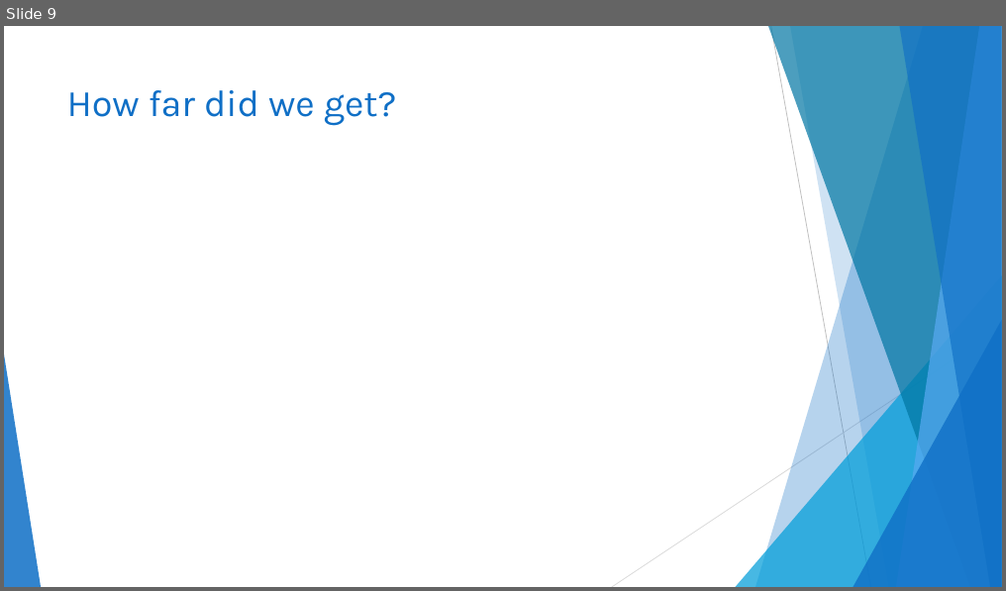
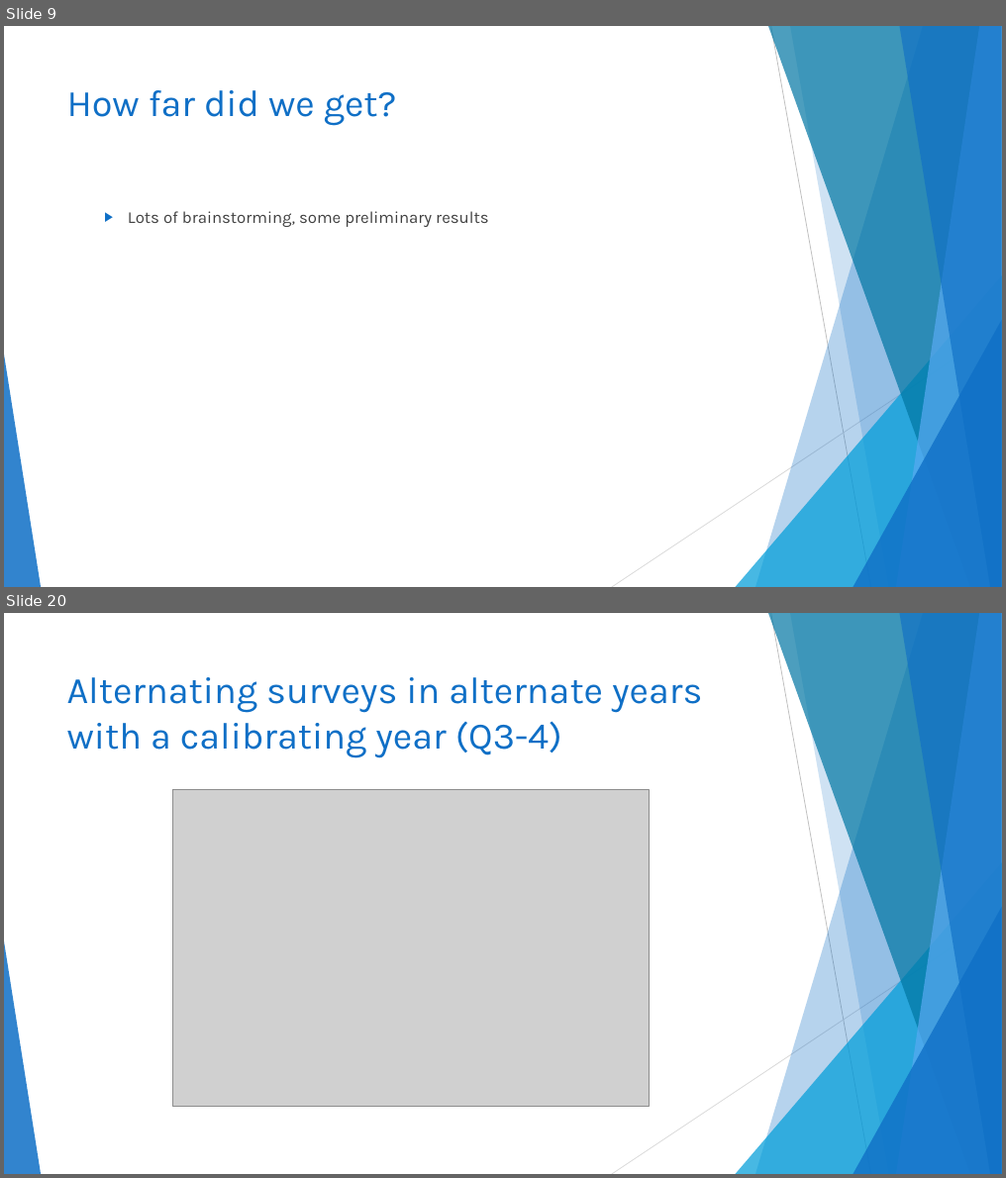
Before and after one commit to TESA-workshops/sim-geostat-survey, a slide deck: report/sim-geostat-survey-report.pptx. Shown one above the other, each under a label of ours: slide 9 before the commit, slides 9 and 20 after it; the slides between them are not shown. The pictures are 1006x591 and 1006x1178 pixels, drawn with LibreOffice and Linux fonts; fonts in the diff are those of the drawing; grey boxes stand for pictures. Boxes give left, top, right and bottom in pixels: in the first picture for what was removed or moved away, otherwise in the second. Text is boxed around its words. In the diff, an @@ line names an element or a change of style, - is before the commit and + after.

```diff
--- a/report/sim-geostat-survey-report.pptx
+++ b/report/sim-geostat-survey-report.pptx
@@ slide 20 added at [4, 613, 1002, 1174], background #FFFFFF; not listed: 10 template elements that a slide beside it also shows @@
@@ title added at [67, 677, 702, 758], 36 pt, text #0F6FC6 @@
+Alternating surveys in alternate years with a calibrating year (Q3-4)
@@ picture added at [172, 789, 648, 1107] @@
@@ slide 9 changed as well @@
@@ text added at [128, 211, 488, 227], 16 pt, text #404040 @@
+  ▶ Lots of brainstorming, some preliminary results
```
Also in this commit, not shown: 1 other slide changed, 16 other slides added, 2 slides removed, 1 other file.
